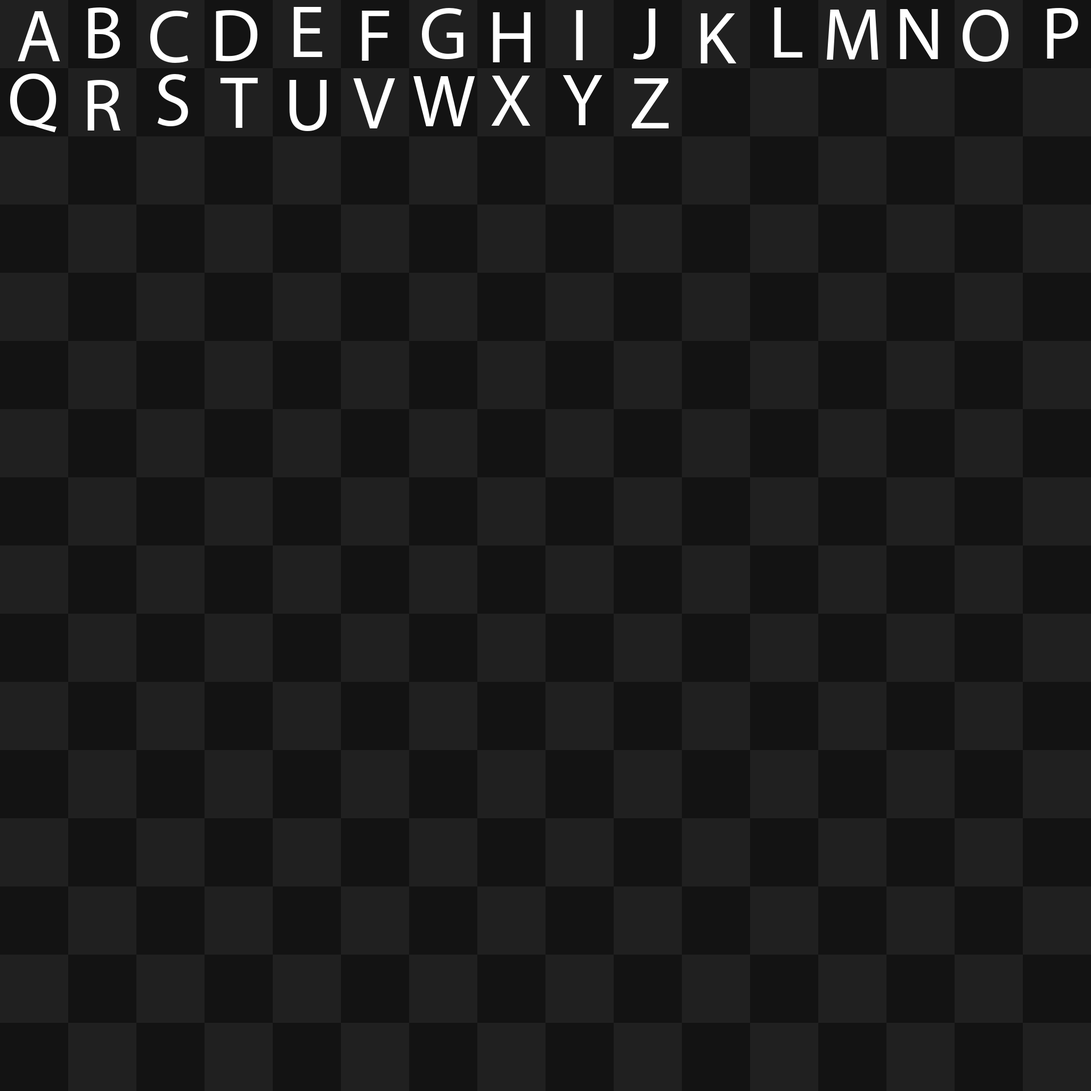
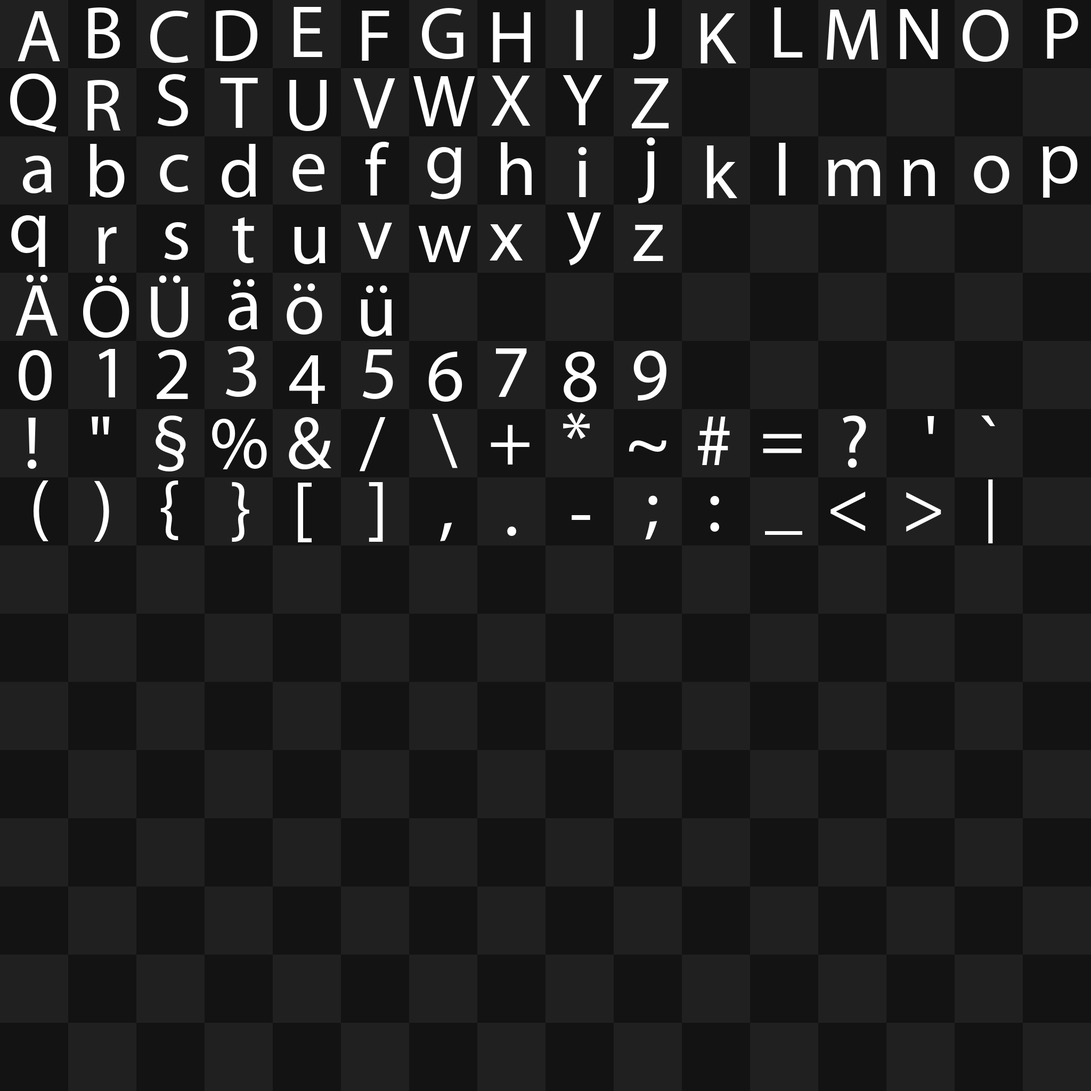
Revision of a layered 1091x1091 image; what changed, layer by layer:
added layer "&" above "%" over [left=288, top=417, right=333, bottom=470]
added layer "%" above "§" over [left=212, top=418, right=268, bottom=470]
added layer "§" above "'" over [left=155, top=415, right=187, bottom=472]
added layer "9" above "8" over [left=633, top=350, right=667, bottom=401]
added layer "8" above "7" over [left=563, top=351, right=597, bottom=403]
added layer "6" above "5" over [left=428, top=351, right=463, bottom=402]
added layer "4" above "3" over [left=289, top=355, right=326, bottom=404]
added layer "2" above "1" over [left=156, top=349, right=189, bottom=400]
added layer "0" above "ü" over [left=18, top=350, right=52, bottom=401]
added layer "ü" above "ö" over [left=360, top=285, right=393, bottom=337]
added layer "ö" above "ä" over [left=286, top=283, right=323, bottom=335]
added layer "Ü" above "Ö" over [left=150, top=275, right=189, bottom=338]
added layer "Ö" above "Ä" over [left=83, top=275, right=130, bottom=338]
added layer "Ä" above "z" over [left=15, top=274, right=59, bottom=336]
added layer "y" above "x" over [left=567, top=212, right=602, bottom=266]
added layer "w" above "v" over [left=418, top=225, right=472, bottom=263]
added layer "q" above "p" over [left=11, top=215, right=46, bottom=268]
added layer "p" above "o" over [left=1042, top=146, right=1079, bottom=198]
added layer "m" above "l" over [left=828, top=159, right=881, bottom=197]
added layer "k" above "j" over [left=707, top=145, right=738, bottom=199]
added layer "h" above "g" over [left=500, top=142, right=532, bottom=196]
added layer "g" above "f" over [left=427, top=147, right=462, bottom=200]
added layer "d" above "c" over [left=221, top=143, right=257, bottom=198]
added layer "b" above "a" over [left=89, top=143, right=125, bottom=198]
…and 48 more changes (48 added)
